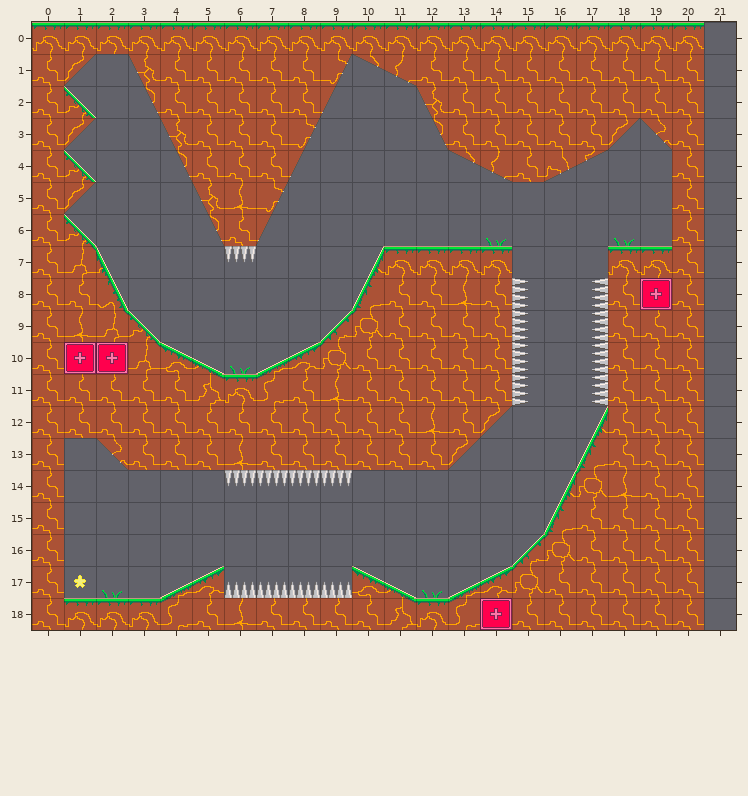
Level history. Tiled map (JSON): assets/levels/012.json. The picture above was drawn from the file before the commit.
Cells are 32x32 px. Shown: x 0..21, y 0..18. The old version is drawn lined up with the new one.
After:
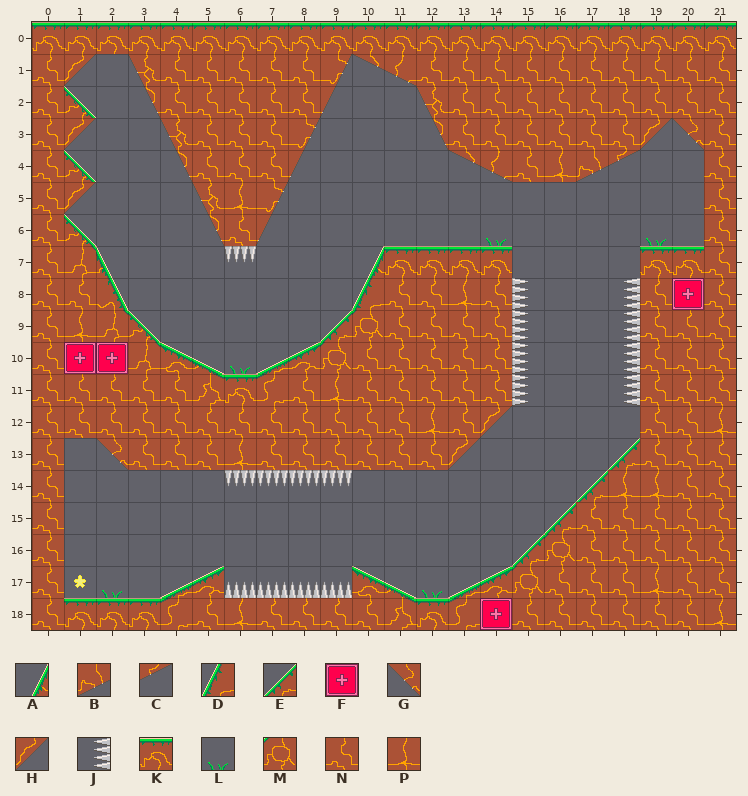
Key: from "tileset": A 4, B 8, C 9, D 10, E 14, F 18, G 20, H 21, J 24, K 25, L 27, M 28, N 32, P 36.
_ is an empty cell, . an unchanged one.
The exact change:
map size 21x19 -> 22x19 cells
--- layer "tiles"
@@ x 16..21 @@
- 0 ....._
- 1 ....._
- 2 ....._
- 3 ..HGN_
- 4 BC_.N_
- 5 ....N_
- 6 ..L_N_
- 7 ..K.N_
- 8 .JNFN_
- 9 .JN.._
-10 .JN.._
-11 .JN.._
-12 .AN.._
-13 .DN.._
-14 AM.N._
-15 D...._
-16 ....._
-17 ...N._
-18 ....._
+ 0 .....K
+ 1 .....N
+ 2 .....N
+ 3 ..NHGN
+ 4 PBC._N
+ 5 ...._N
+ 6 .._L_N
+ 7 .._.KN
+ 8 ._JNFN
+ 9 ._J..N
+10 ._J..N
+11 ._J..N
+12 .__..P
+13 ._E..N
+14 _E.P.N
+15 E....N
+16 .....N
+17 ...P.N
+18 .....P
Changed places in both pictures, as pixel boxes (x1, y1, x2, y2):
changed: (544, 22, 736, 630)
